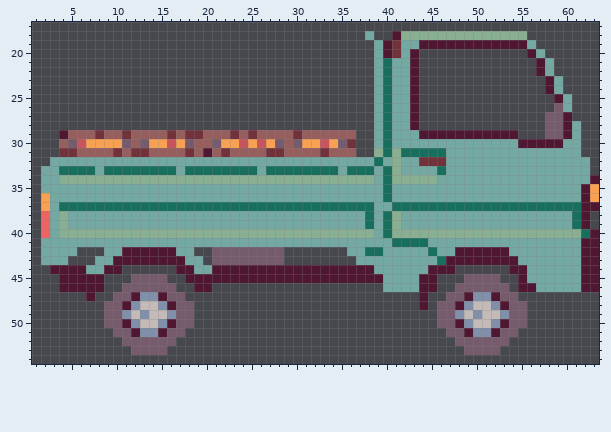
One commit to this pixel-art sprite: img/sambar-side.png. Above, as it was before the edit.
The file is 128x128 pixels, drawn in blocks of 2x2; one block is one cell here. Shown: x 1..63, y 17..54.
New version:
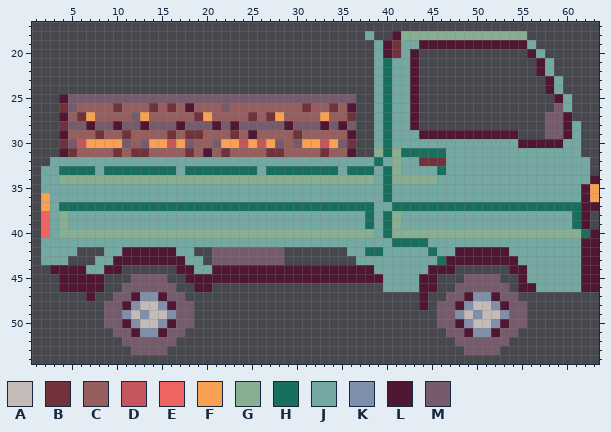
Palette (. is transparent): A #c4bbb8  B #71323c  C #975e5e  D #c7555e  E #ef6361  F #f8a153  G #88af92  H #186f5e  J #74a8a2  K #808faa  L #501733  M #755b6c
Change:
{"y":25,"x":4,"old":".................................","new":"LMMMMMMMMMMMMMMMMMMMMMMMMMMMMMMMM"}
{"y":26,"x":4,"old":".................................","new":"BMCCCCBCCCBCBCLCCCMCCCCCCCCBCCBCL"}
{"y":27,"x":4,"old":".................................","new":"LCBFCCCCMFCCCCCBFCCCCBCBFCCCCFCCB"}
{"y":28,"x":4,"old":".................................","new":"BMMLMMLMMLMMMLMMMLMLMMMMMLMMMLMLM"}
{"y":29,"x":25,"old":"B","new":"L"}
{"y":29,"x":36,"old":"C","new":"L"}
{"y":30,"x":4,"old":"C","new":"B"}
{"y":31,"x":4,"old":"B","new":"L"}
{"y":31,"x":36,"old":"C","new":"L"}
